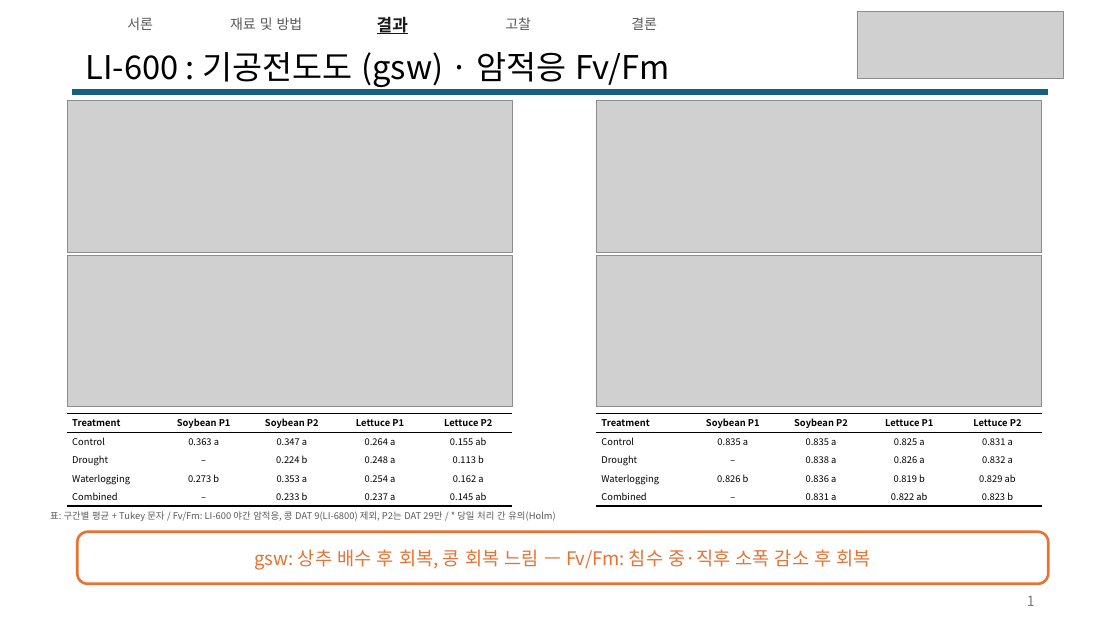
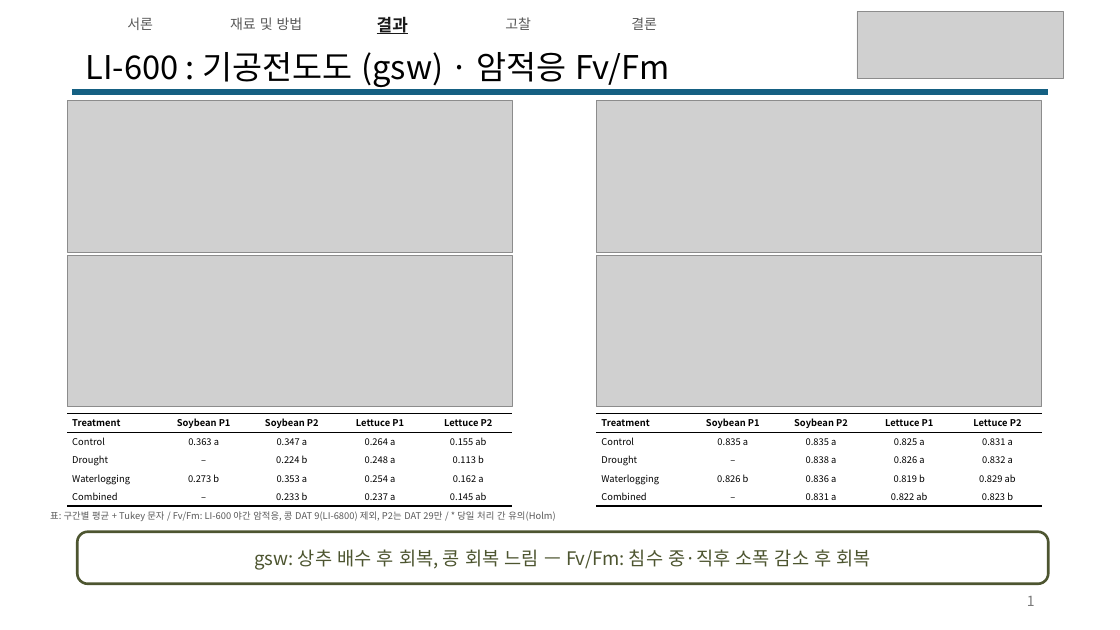
Before and after one commit to YunJM20/-, a slide deck: slide 1 of 구두발표_8p_gsw_FvFm.pptx. Drawn at 1120x630 pixels with LibreOffice and Linux fonts; fonts in the diff are those of the drawing; grey boxes stand for pictures. Boxes give left, top, right and bottom in pixels: in the first picture for what was removed or moved away, otherwise in the second. Text is boxed around its words. In the diff, an @@ line names an element or a change of style, - is before the commit and + after.

```diff
--- a/구두발표_8p_gsw_FvFm.pptx
+++ b/구두발표_8p_gsw_FvFm.pptx
@@ rounded rectangle "gsw: 상추 배수 후 회복, ..." at bbox=[77, 532, 1049, 584]: text colour #E97132 to #4D5530; outline #E97132 2.25 pt to #4D5530 2.25 pt @@
```
Also in this commit, not shown: 4 other files.
